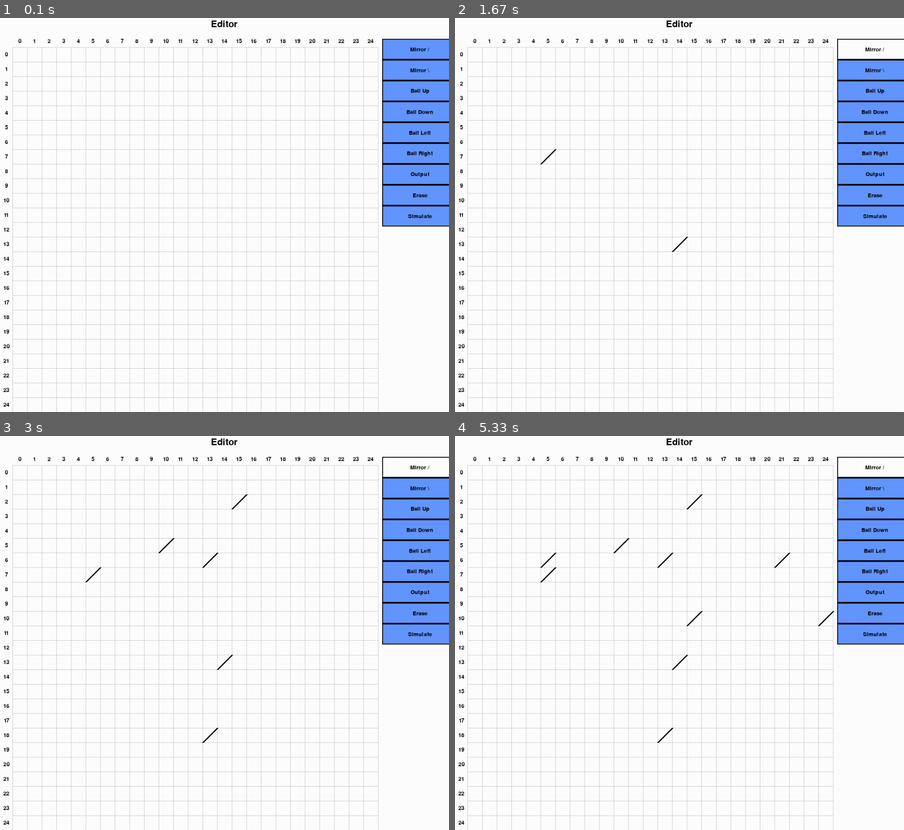
Above: before the commit, frames 1-4 (two rows, left to right).
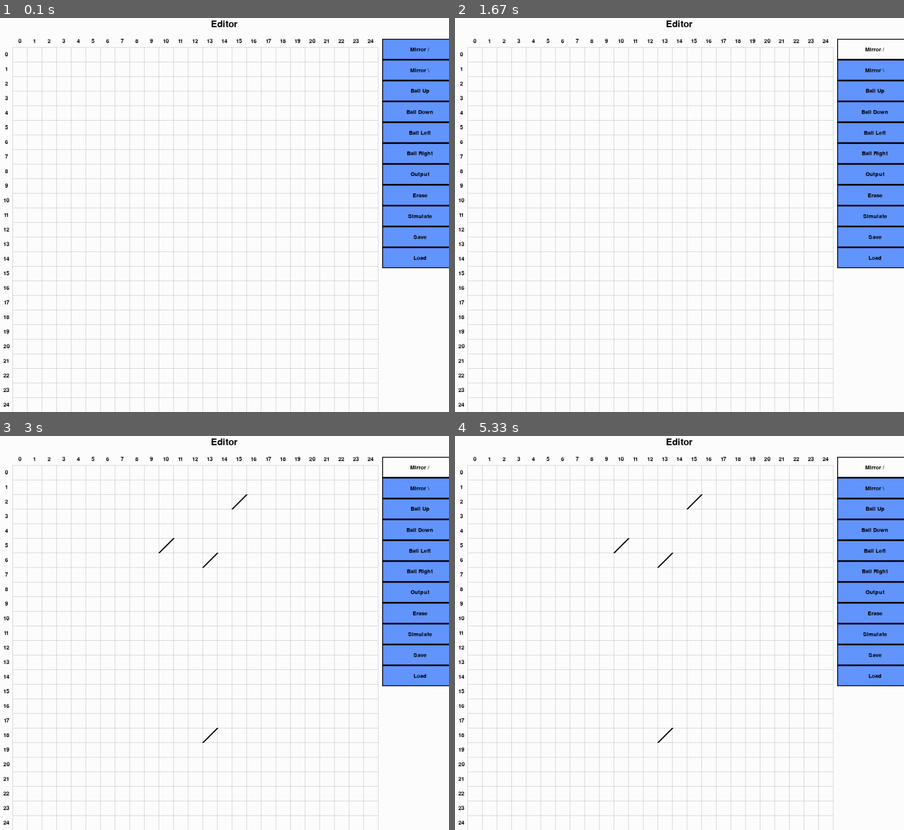
Above: after the commit, the same moments.

Repository: ehamer1248/billiard_ball_computing
Game: pygame game, started from billiard_pygame.py
Same seed, same stepped clock (60 frames per second), same inputs: the game is played once before the commit and once after it.
Inputs (mouse positions are in pixels of both pictures, inside the frame that each line leads up to):
- Up to frame 1 (0.1 s): no input
- Up to frame 2 (1.67 s): click "Mirror /" at 0.38 s; click (679, 242) at 0.72 s; click (540, 155) at 1.05 s; click (872, 258) at 1.38 s, where only the run after the commit has a clickable "Load"
- Up to frame 3 (3 s): click (233, 499) at 1.88 s; click (202, 735) at 2.22 s; click (211, 566) at 2.55 s; click (161, 550) at 2.88 s
- Up to frame 4 (5.33 s): click (872, 652) at 3.22 s, where only the run after the commit has a clickable "Save"; click (818, 625) at 3.72 s; click (773, 562) at 4.05 s; click (549, 558) at 4.38 s; click (697, 617) at 4.72 s; click (872, 676) at 5.05 s, where only the run after the commit has a clickable "Load"

The runs differ from the first frame. In frame 1, 1.6% of the frame differs, in the area x 85-100%, y 52-64%; in frame 2, 1.6%; in frame 3, 1.6%; in frame 4, 1.7%, in the area x 18-100%, y 29-64%.

Commit message:
initial saving and loading models with json implemented

Diff:
--- a/billiard_pygame.py
+++ b/billiard_pygame.py
@@ -1,5 +1,6 @@
 import pygame
 import sys
+import json
 
 # Initialize Pygame
 pygame.init()
@@ -63,6 +64,13 @@
         else:
             return dy, dx
 
+    def to_dict(self):
+        return {
+            'row': self.grid_row,
+            'col': self.grid_col,
+            'orientation': self.orientation
+        }
+
 # Output Block properties
 
 class Output:
@@ -74,6 +82,12 @@
         x = self.grid_col * CELL_SIZE + LABEL_MARGIN
         y = self.grid_row * CELL_SIZE + LABEL_MARGIN + TITLE_MARGIN
         pygame.draw.rect(surface,CYAN,(x,y,CELL_SIZE,CELL_SIZE))
+
+    def to_dict(self):
+        return {
+            'row' : self.grid_row,
+            'col' : self.grid_col
+        }
 
 # Ball properties
 class Ball:
@@ -100,6 +114,15 @@
         self.leave_input = False
         self.moving = False
 
+    def to_dict(self):
+        return {
+            'row'  : self.initial_row,
+            'col'  : self.initial_col,
+            'dx'   : self.initial_dx,
+            'dy'   : self.intial_dy,
+            'color': self.color
+        }
+
     # update the ball position
     def update(self):
         if self.moving:
@@ -259,6 +282,32 @@
         text_rect = label.get_rect(center=(x, y))
         screen.blit(label, text_rect)
 
+def save_model(mirrors, balls, outputs,filename="model.json"):
+
+    configuration_dict = {
+        'mirrors' : [m.to_dict() for m in mirrors],
+        'balls' : [b.to_dict() for b in balls],
+        'outputs' : [o.to_dict() for o in outputs]
+    }
+
+    with open(filename, 'w') as fd:
+        json.dump(configuration_dict,fd,indent=2)
+
+    print(f'Saved model to {filename}')
+
+def load_model(filename):
+    try:
+        with open(filename, 'r') as fd:
+            configuration = json.load(fd)
+        mirrors = [Mirror(m['row'], m['col'], m['orientation']) for m in configuration['mirrors']]
+        balls = [Ball(b['row'], b['col'], b['dx'], b['dy'], b['color']) for b in configuration['balls']]
+        outputs = [Output(o['row'],o['col']) for o in configuration['outputs']]
+
+        return mirrors, balls, outputs
+    except FileNotFoundError:
+        print(f'{filename} not found')
+        return [],[],[]
+
 def main():
 
     global balls, mirrors, outputs
@@ -277,7 +326,9 @@
         MenuButton(GRID_WIDTH + 10, button_y + (button_spacing * 5), 180, 50, "Ball Right", "ball",(1,0,ORANGE)),
         MenuButton(GRID_WIDTH + 10, button_y + (button_spacing * 6), 180, 50, "Output", "output",None),
         MenuButton(GRID_WIDTH + 10, button_y + (button_spacing * 7), 180, 50, "Erase", "erase",None),
-        MenuButton(GRID_WIDTH + 10, button_y + (button_spacing * 8), 180, 50, "Simulate", "mode",None)
+        MenuButton(GRID_WIDTH + 10, button_y + (button_spacing * 8), 180, 50, "Simulate", "mode",None),
+        MenuButton(GRID_WIDTH + 10, button_y + (button_spacing * 9), 180, 50, "Save", "save",None),
+        MenuButton(GRID_WIDTH + 10, button_y + (button_spacing * 10), 180, 50, "Load", "load",None)
 
     ]
 
@@ -321,6 +372,10 @@
                                 tick_count = 0
                             else:
                                 button.label = "Edit"
+                        elif button.type == "save":
+                            save_model(mirrors, balls, outputs)
+                        elif button.type == "load":
+                            mirrors, balls, outputs = load_model("model.json")
                         else:
                             print("tool button")
                             for b in menuButtons:
